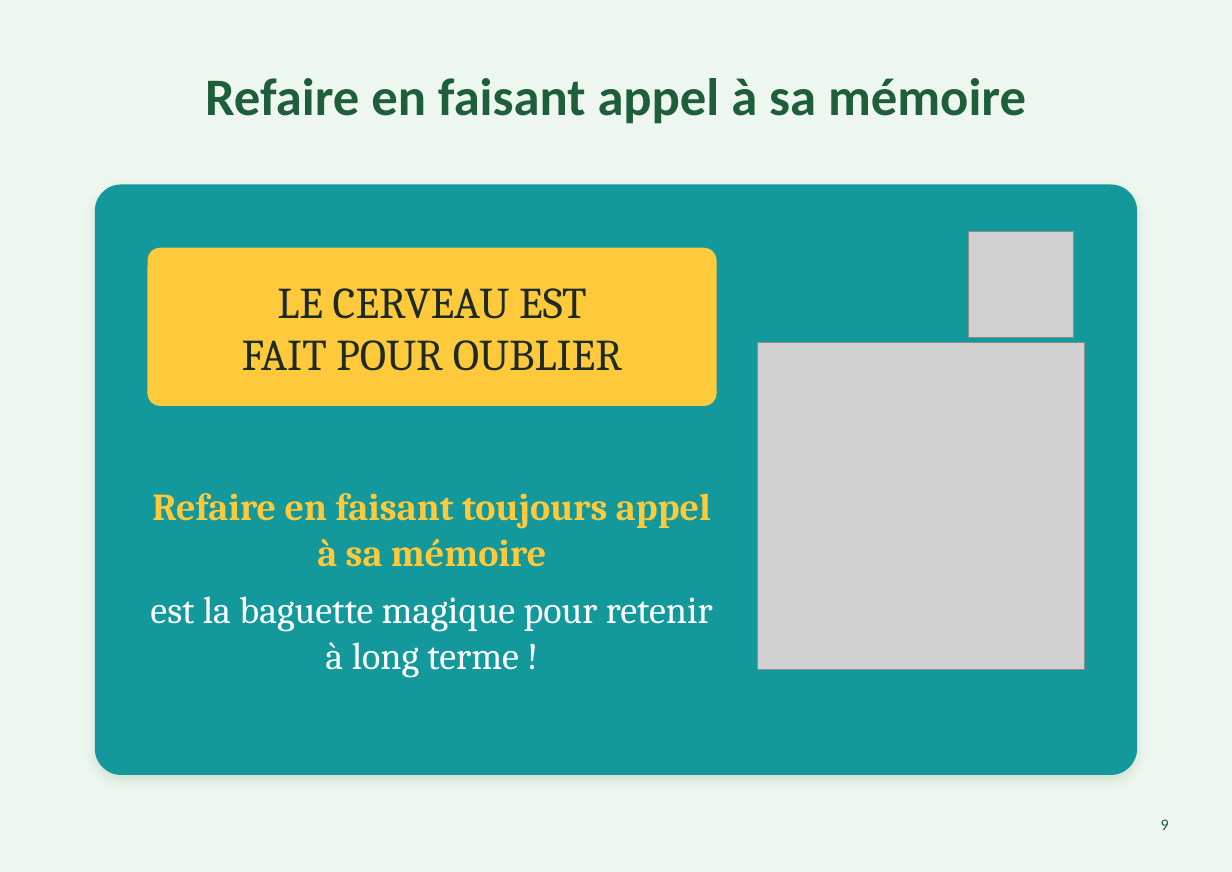
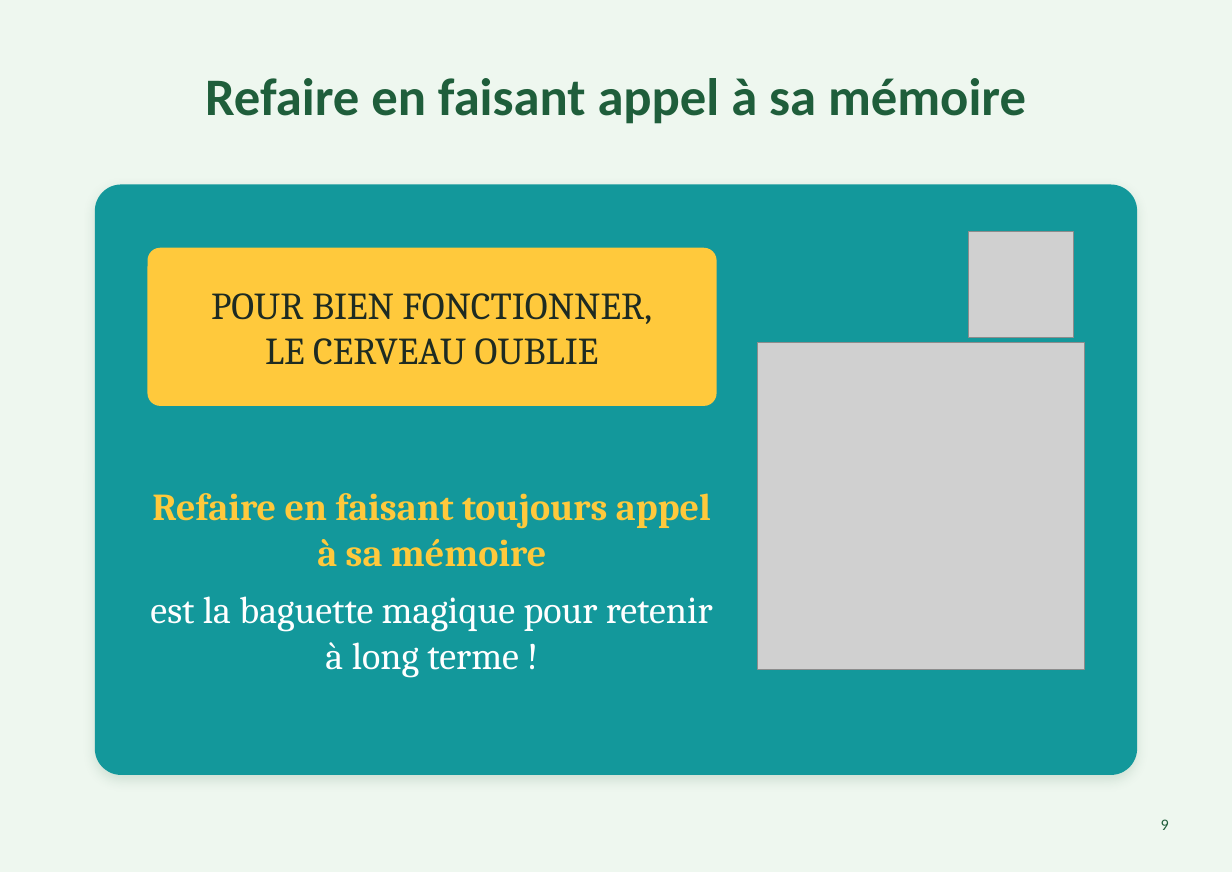
Before and after one commit to toujourscap/toujourscap, a slide deck: slide 9 of assets/fichiers/apprendre-diaporama.pptx. Drawn at 1232x872 pixels with LibreOffice and Linux fonts; fonts in the diff are those of the drawing; grey boxes stand for pictures. Boxes give left, top, right and bottom in pixels: in the first picture for what was removed or moved away, otherwise in the second. Text is boxed around its words. In the diff, an @@ line names an element or a change of style, - is before the commit and + after.

Commit message:
Diapo 9 : « Pour bien fonctionner, le cerveau oublie » + illustration Canva

```diff
--- a/assets/fichiers/apprendre-diaporama.pptx
+++ b/assets/fichiers/apprendre-diaporama.pptx
@@ text in rounded rectangle at box(211, 293, 652, 365): text changed; size 30 to 26 pt @@
-LE CERVEAU EST
-FAIT POUR OUBLIER
+POUR BIEN FONCTIONNER,
+LE CERVEAU OUBLIE
```
Also in this commit, not shown: 10 other files.
